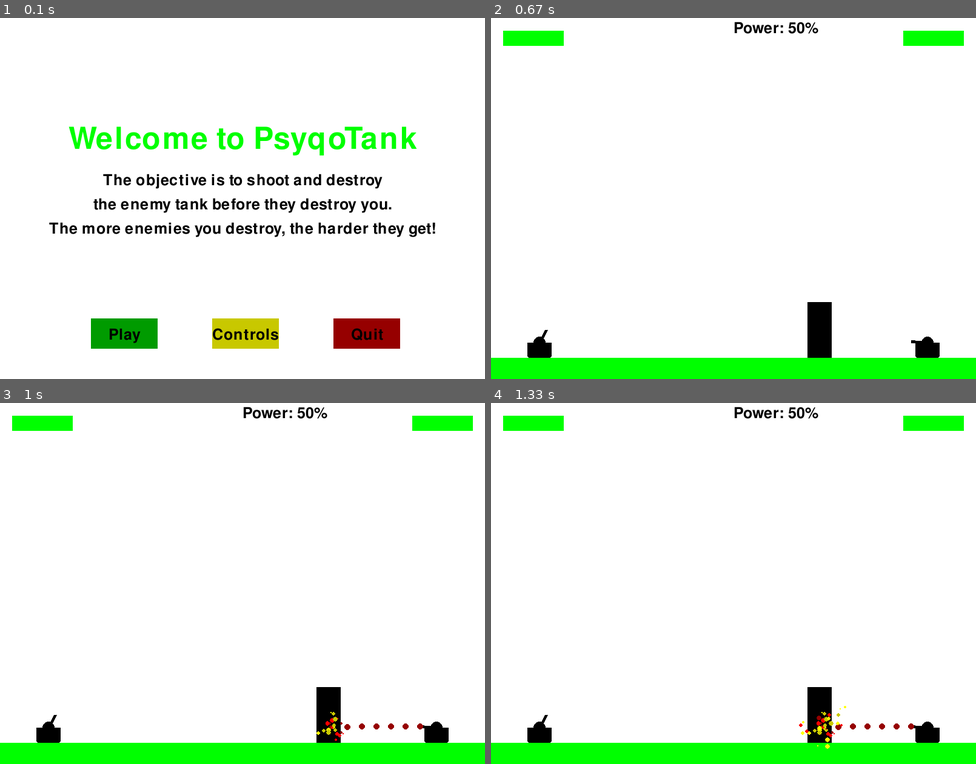
Above: before the commit, frames 1-4 (two rows, left to right).
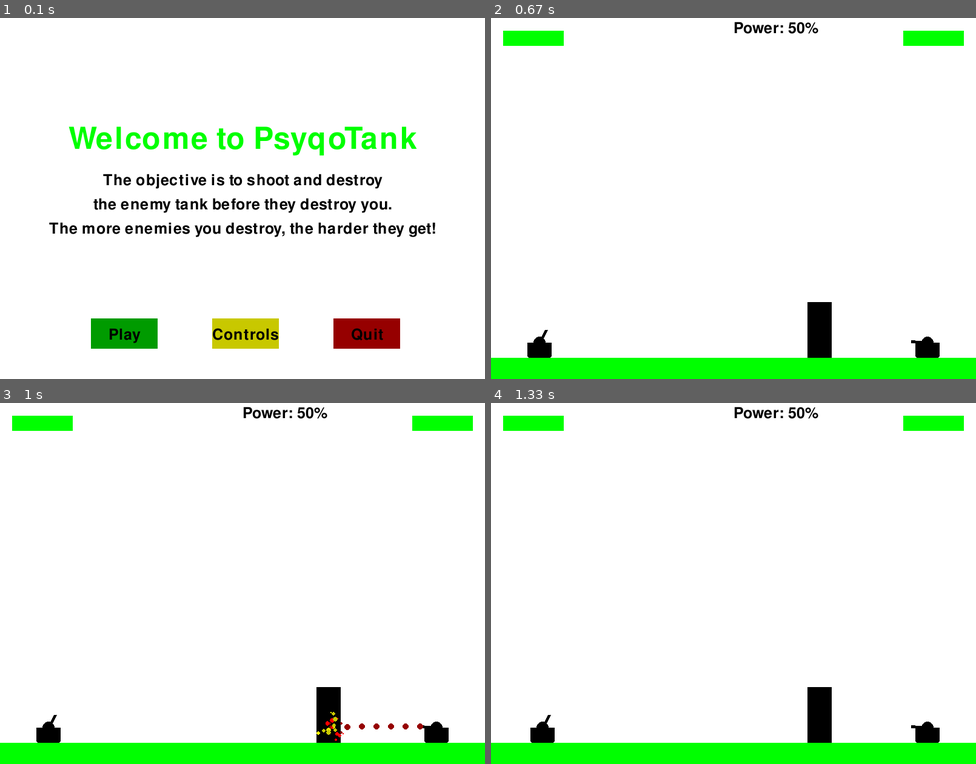
Above: after the commit, the same moments.

Repository: djtrame/Personal
Game: pygame game, started from psyqo_tank2.py
Two runs of this game, one before a commit and one after it. Both use one fixed random seed, a clock stepped at 60 frames per second and the inputs below.
Inputs:
- Up to frame 1 (0.1 s): no input
- Up to frame 2 (0.67 s): click "Play" at 0.42 s
- Up to frame 3 (1 s): tap Space at 0.67 s
- Up to frame 4 (1.33 s): no input

Frames 1-3 are identical in both runs. In frame 4, 0.4% of the frame differs, in the area x 7-88%, y 83-96%.

Commit message:
Finished tutorial 82

Diff:
--- a/psyqo_tank2.py
+++ b/psyqo_tank2.py
@@ -740,10 +740,45 @@
                 elif event.key == pygame.K_p:
                     pause()
                 elif event.key == pygame.K_SPACE:
+                    #player fires
                     damage = fireShell(gun,mainTankX,mainTankY,currentTurretPos,fire_power,barrierLocationX,barrier_width,randomHeight,enemyTankX,enemyTankY)
                     enemy_health -= damage
                     checkWinner(player_health,enemy_health)
 
+                    #move the enemy tank after we fire
+                    possibleMovement = ['f','r']
+                    moveIndex = random.randrange(0,2)
+
+                    #randomize how far the tank moves
+                    for x in range(random.randrange(0,10)):
+                        if display_width * 0.3 > enemyTankX > display_width * 0.03:
+                            if possibleMovement[moveIndex] == "f":
+                                enemyTankX += 5
+                            elif possibleMovement[moveIndex] == "r":
+                                enemyTankX -= 5
+
+                            # clear the display
+                            gameDisplay.fill(white)
+                            health_bars(player_health, enemy_health)
+
+                            # draw the tank and store the position of the turret
+                            gun = tank(mainTankX, mainTankY, currentTurretPos)
+                            enemy_gun = enemy_tank(enemyTankX, enemyTankY, 8)
+
+                            fire_power += power_change
+                            power(fire_power)
+
+                            barrier(barrierLocationX, randomHeight, barrier_width)
+
+                            # draw the ground over the barrier
+                            gameDisplay.fill(green,
+                                             rect=[0, display_height - ground_height, display_width, ground_height])
+
+                            pygame.display.update()
+                            clock.tick(FPS)
+
+
+                    #cpu fires
                     damage = eFireShell(enemy_gun, enemyTankX, enemyTankY, 8, 50, barrierLocationX, barrier_width,randomHeight,mainTankX,mainTankY)
                     player_health -= damage
                     checkWinner(player_health, enemy_health)
